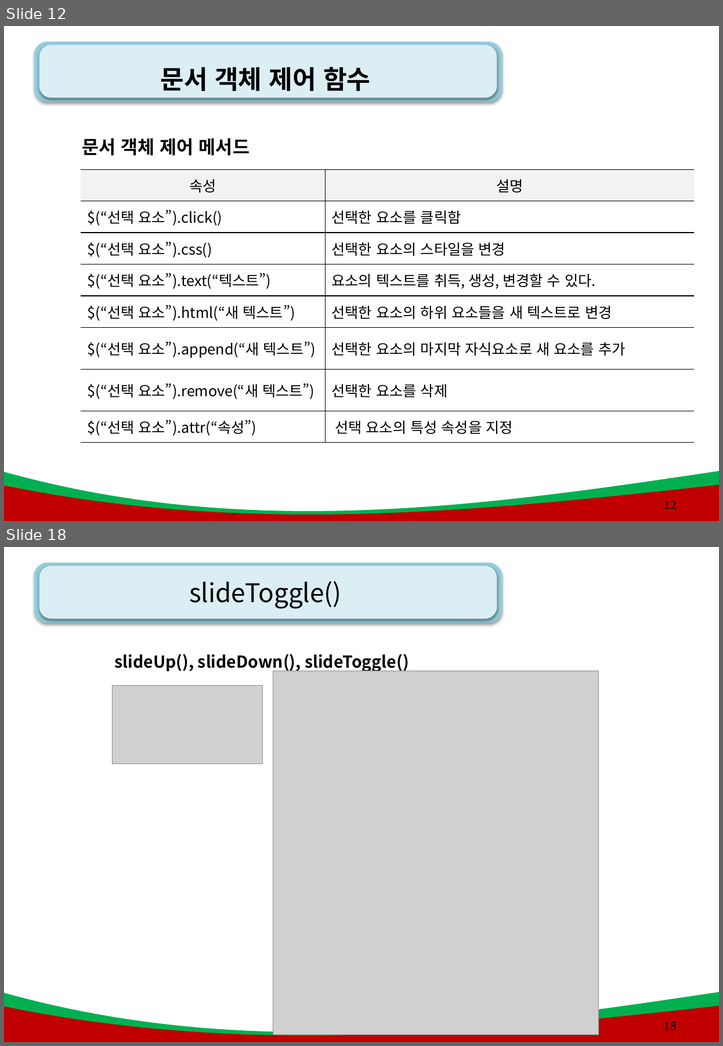
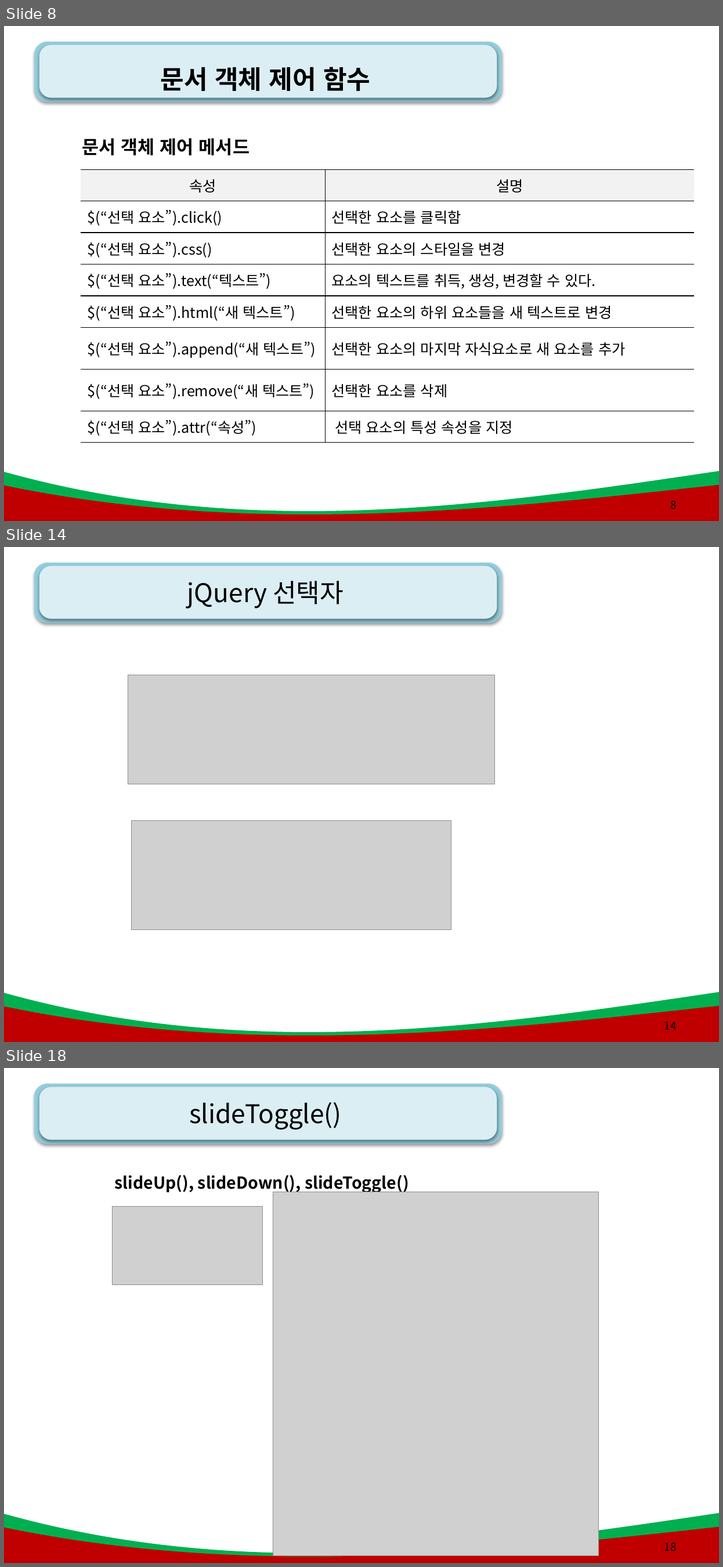
Before and after one commit to kiyongee2/green_project_web, a slide deck: js_ppt/9강. JQuery .pptx. Shown one above the other, each under a label of ours: slides 12 and 18 before the commit, slides 8, 14 and 18 after it; the slides between them are not shown. The pictures are 723x1046 and 723x1567 pixels, drawn with LibreOffice and Linux fonts; fonts in the diff are those of the drawing; grey boxes stand for pictures; background and template pictures are left out. Boxes give left, top, right and bottom in pixels: in the first picture for what was removed or moved away, otherwise in the second. Text is boxed around its words. In the diff, an @@ line names an element or a change of style, - is before the commit and + after.

```diff
--- a/js_ppt/9강. JQuery .pptx
+++ b/js_ppt/9강. JQuery .pptx
@@ slide 14 added at <box>4,547,719,1042</box>, background #FFFFFF; not listed: 4 template elements that a slide beside it also shows @@
@@ title added at <box>187,581,343,608</box>, 28 pt, text #000000 @@
+jQuery 선택자
@@ picture added at <box>128,675,495,784</box> @@
@@ picture added at <box>132,820,451,929</box> @@
@@ page number added at <box>664,1021,676,1030</box>, 12 pt, text #000000 @@
+14
@@ what was slide 12 is now slide 8 @@
@@ page number at <box>670,500,676,509</box>: text changed @@
-12
+8
```
Also in this commit, not shown: 6 slides changed, 2 other slides added, 3 slides removed, 10 other files.
